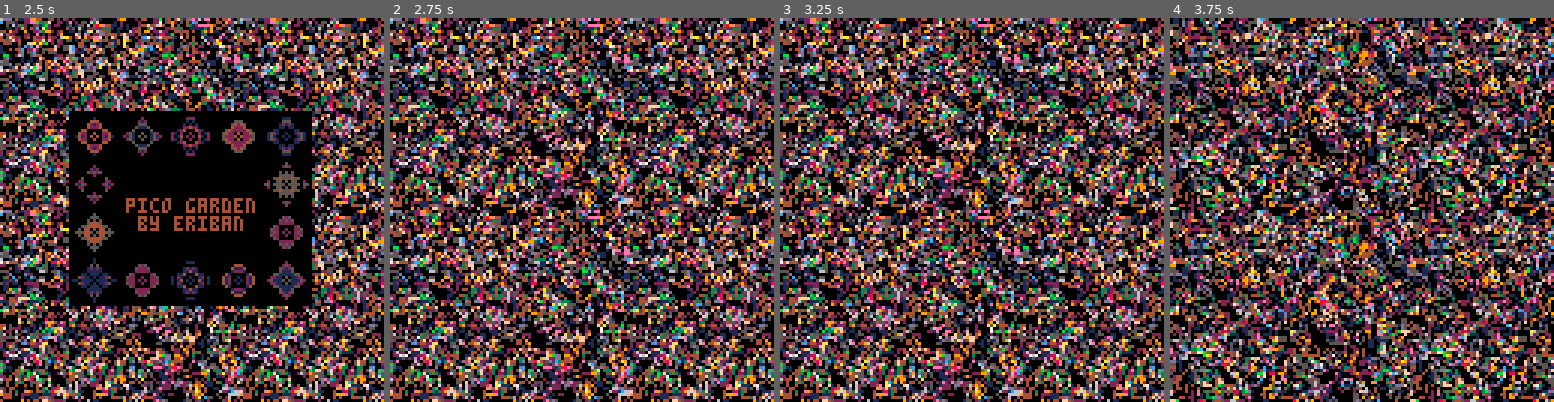
Above: before the commit, frames 1-4 (left to right).
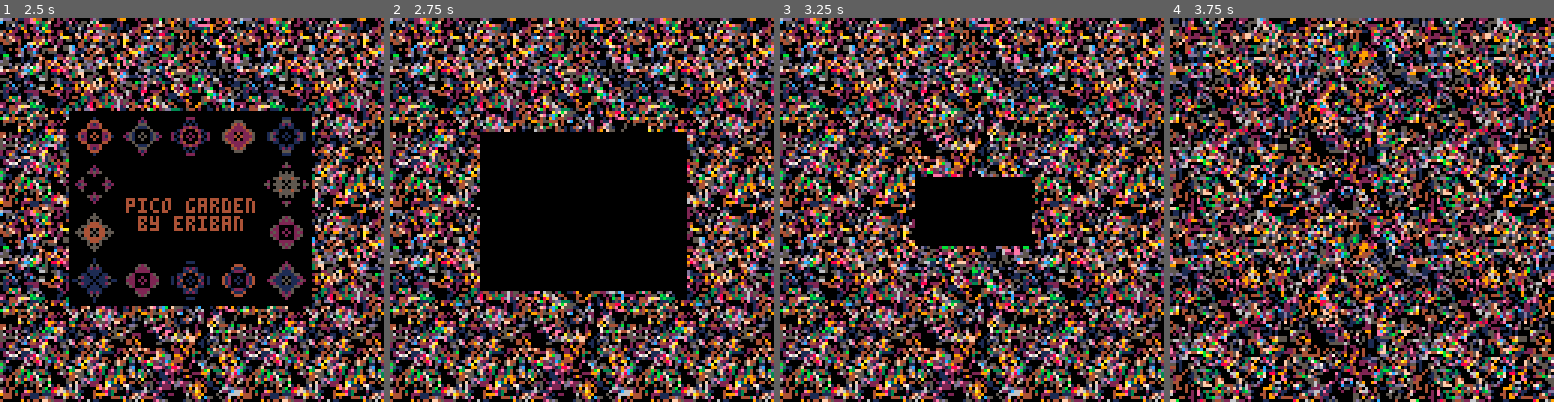
Above: after the commit, the same moments.

Repository: erwinbonsma/PicoGarden
Game: PICO-8 cartridge picogarden.p8
Two runs of this game, one before a commit and one after it. Both use one fixed random seed, a clock stepped at 60 frames per second and the inputs below.
Inputs:
- Up to frame 1 (2.5 s): tap X (X key) at 0.33, 1.07, 1.85 s; tap O (Z key) at 0.7, 1.7, 2.1 s; hold Right 1.6-2.1 s; hold Up 2.15-2.42 s; hold Right from 2.47 s (still down)
- Up to frame 2 (2.75 s): keep holding Right; tap O (Z key) at 2.5 s
- Up to frame 3 (3.25 s): tap O (Z key) at 2.9 s; tap X (X key) at 2.97 s; release Right at 3.03 s; hold Left from 3.08 s (still down)
- Up to frame 4 (3.75 s): tap O (Z key) at 3.3, 3.7 s; release Left at 3.58 s; hold Down from 3.63 s (still down)

Frame 1 is identical in both runs. In frame 2, 15% of the frame differs, in the area x 23-78%, y 29-72%; in frame 3, 3.6%; in frame 4, nothing differs.

Commit message:
Fade out dialog rectangle

Diff:
--- a/picogarden.p8
+++ b/picogarden.p8
@@ -709,6 +709,7 @@
  state.viewmode=5
  state.revive_wait=min_revive_delay
  state.btnx_hold=0
+ state.fadein=32
 
  _draw=main_draw
  _update=main_update
@@ -839,6 +840,14 @@
  if state.viewmode==0 then
   rectfill(24,32,103,95,0)
   draw_plot()
+ elseif state.fadein>0 then
+  rectfill(
+   56-state.fadein,
+   64-state.fadein,
+   72+state.fadein,
+   64+state.fadein,
+   0
+  )
  end
 
  if not state.play then
@@ -959,6 +968,10 @@
     state.revive_wait-=1
    end
   end
+ end
+
+ if state.fadein>0 then
+  state.fadein-=1
  end
 end
 
